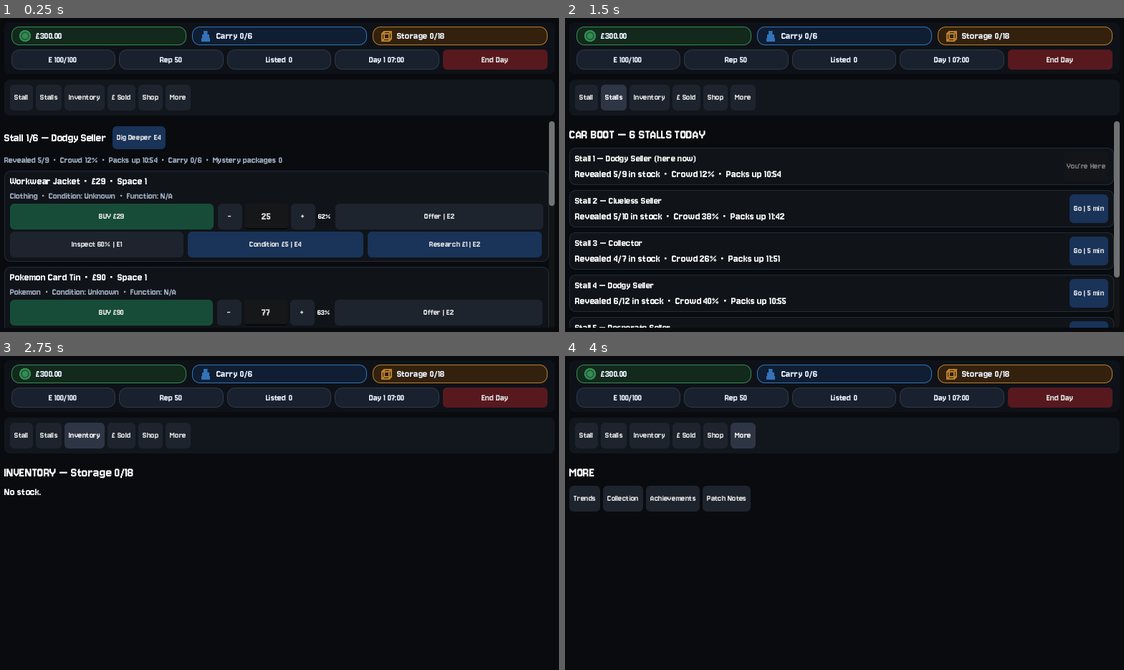
Above: before the commit, frames 1-4 (two rows, left to right).
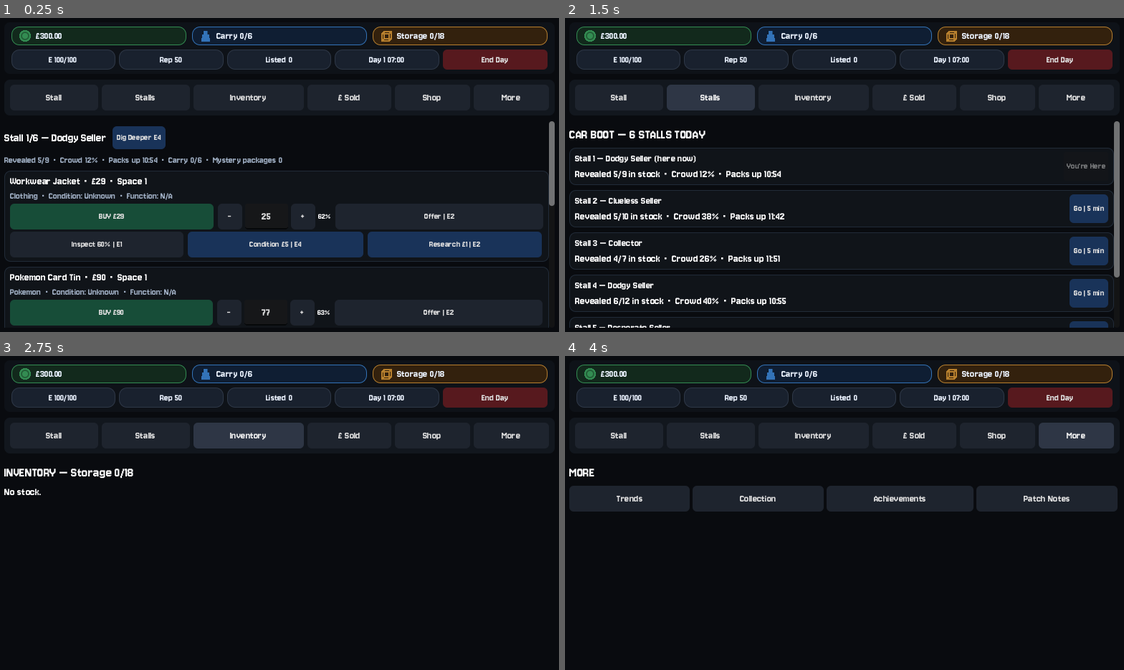
Above: after the commit, the same moments.

Repository: wmilburn1997-ai/car-boot-reseller
Game: Godot game, scene res://Main.tscn
Two runs of this game, one before a commit and one after it. Both use one fixed random seed, a clock stepped at 60 frames per second and the inputs below.
Inputs:
- Up to frame 1 (0.25 s): no input
- Up to frame 2 (1.5 s): click "Stall" at 0.5 s; click "Stalls" at 1.25 s
- Up to frame 3 (2.75 s): click "Inventory" at 2 s
- Up to frame 4 (4 s): click "Shop" at 2.75 s; click "More" at 3.5 s

The runs differ from the first frame. In frame 1, 0.5% of the frame differs, in the area x 2-94%, y 24-27%; in frame 2, 0.7%; in frame 3, 2.1%; in frame 4, 7.3%, in the area x 1-99%, y 21-50%.

Commit message:
Improve mobile navigation spacing

Diff:
--- a/main.gd
+++ b/main.gd
@@ -380,8 +380,9 @@
 	nav_panel.add_theme_stylebox_override("panel", nav_style)
 	root_vbox.add_child(nav_panel)
 
-	var nav = HFlowContainer.new()
-	nav.add_theme_constant_override("separation", 7)
+	var nav = HBoxContainer.new()
+	nav.size_flags_horizontal = Control.SIZE_EXPAND_FILL
+	nav.add_theme_constant_override("separation", 5)
 	nav_panel.add_child(nav)
 	add_nav_button(nav, "Stall", Callable(self, "show_stall"))
 	add_nav_button(nav, "Stalls", Callable(self, "show_stall_list"))
@@ -569,6 +570,17 @@
 	b.pressed.connect(func(): last_scroll_value = 0.0; page_scroll.scroll_vertical = 0)
 	b.pressed.connect(callback)
 	style_button(b, "nav")
+	b.size_flags_horizontal = Control.SIZE_EXPAND_FILL
+	# Give the longer primary destinations a little more room while keeping all six on one line.
+	if text == "Inventory":
+		b.size_flags_stretch_ratio = 1.35
+	elif text == "Stall" or text == "Stalls":
+		b.size_flags_stretch_ratio = 1.08
+	elif text == "£ Sold":
+		b.size_flags_stretch_ratio = 1.02
+	else:
+		b.size_flags_stretch_ratio = 0.92
+	b.add_theme_font_size_override("font_size", 15)
 	parent.add_child(b)
 
 func style_button(button, kind):
@@ -2869,6 +2881,10 @@
 	show_shop()
 
 var patch_notes = [
+	{"version": "Latest — 08/09/2026 22:28", "notes": [
+		"Polished the main mobile navigation: Stall, Stalls, Inventory, £ Sold, Shop and More now fill the full row cleanly with no wasted space",
+		"Stall, Stalls and especially Inventory have been given more room while all six navigation buttons remain on one line",
+	]},
 	{"version": "Latest — 08/09/2026 22:45", "notes": [
 		"Reclaimed mobile screen space: status/help and Last RNG no longer reserve a permanent footer area",
 		"Button hold-help and RNG results now appear in a temporary bottom overlay and automatically disappear after 4 seconds",
Not shown, changed: docs/index.html
Not shown, changed: docs/index.pck
